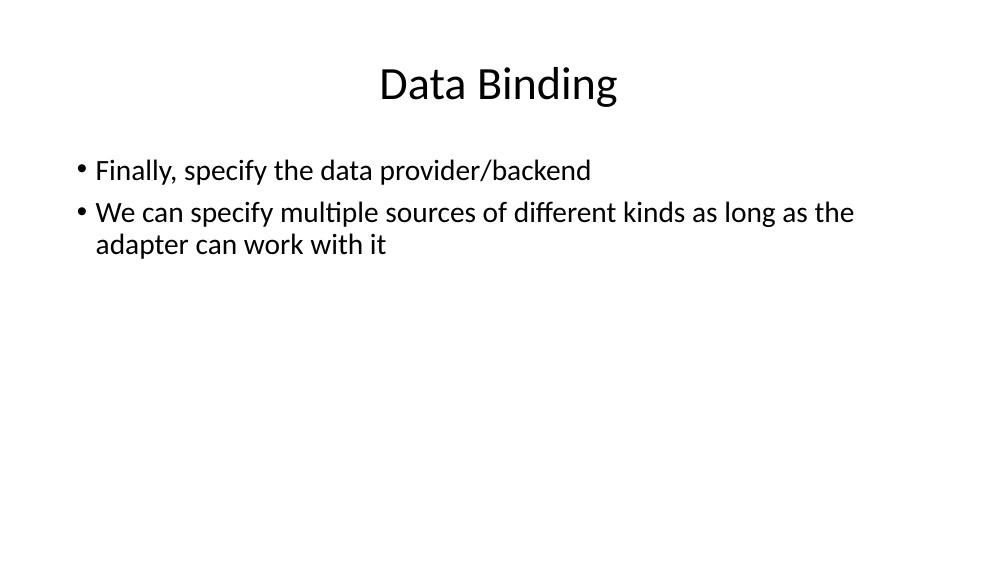
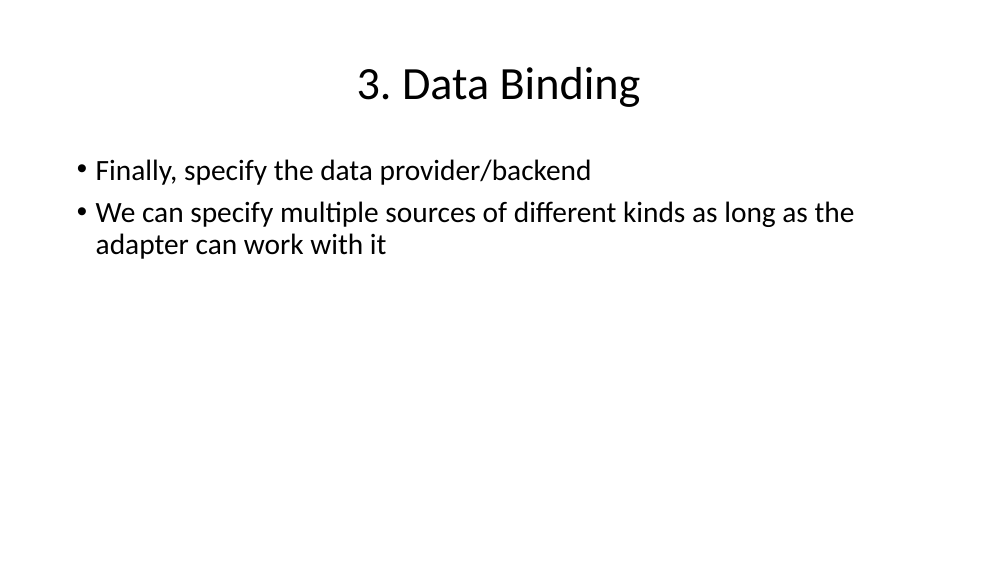
Before and after one commit to aliq-lang/aliq-dotnet, a slide deck: slide 9 of aliq.pptx. Drawn at 1008x567 pixels with LibreOffice and Linux fonts; fonts in the diff are those of the drawing. Boxes give left, top, right and bottom in pixels: in the first picture for what was removed or moved away, otherwise in the second. Text is boxed around its words. In the diff, an @@ line names an element or a change of style, - is before the commit and + after.

```diff
--- a/aliq.pptx
+++ b/aliq.pptx
@@ title at <box>357,67,641,107</box>: text changed @@
-Data Binding
+3. Data Binding
```
Also in this commit, not shown: 9 other slides changed.
